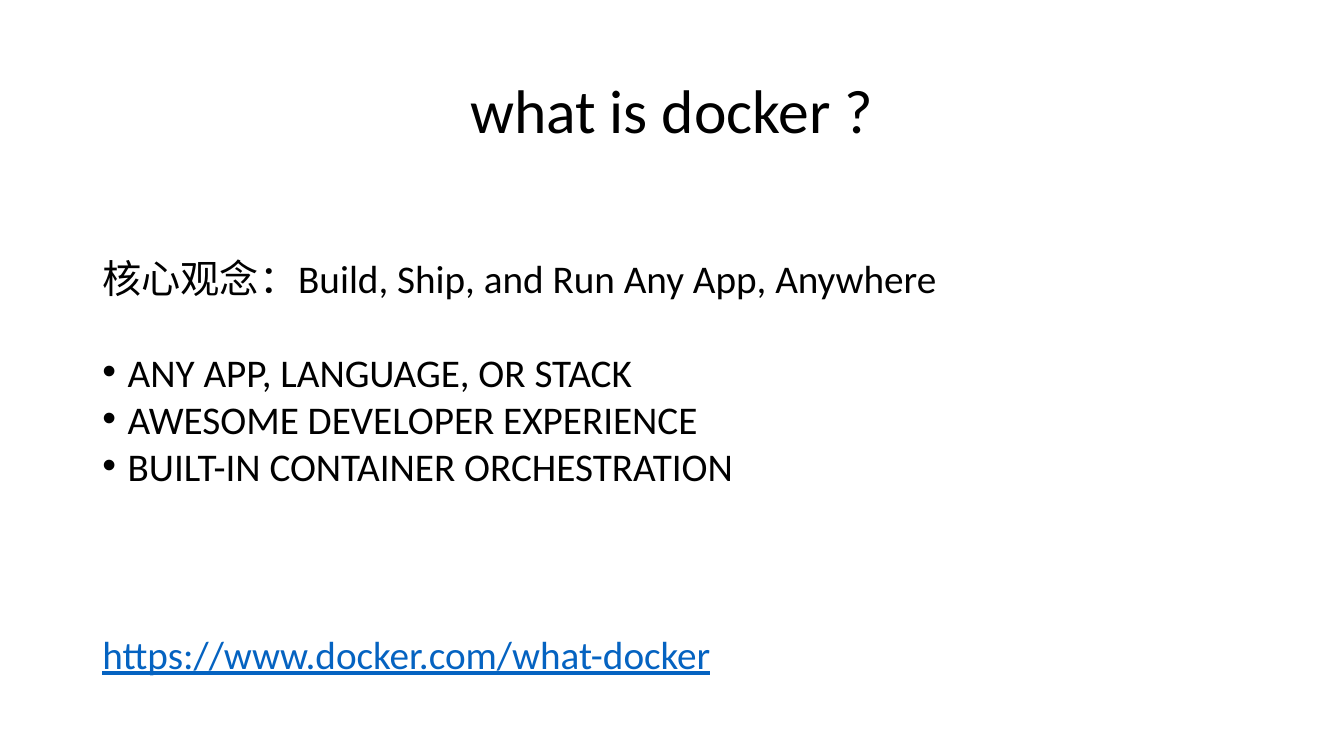
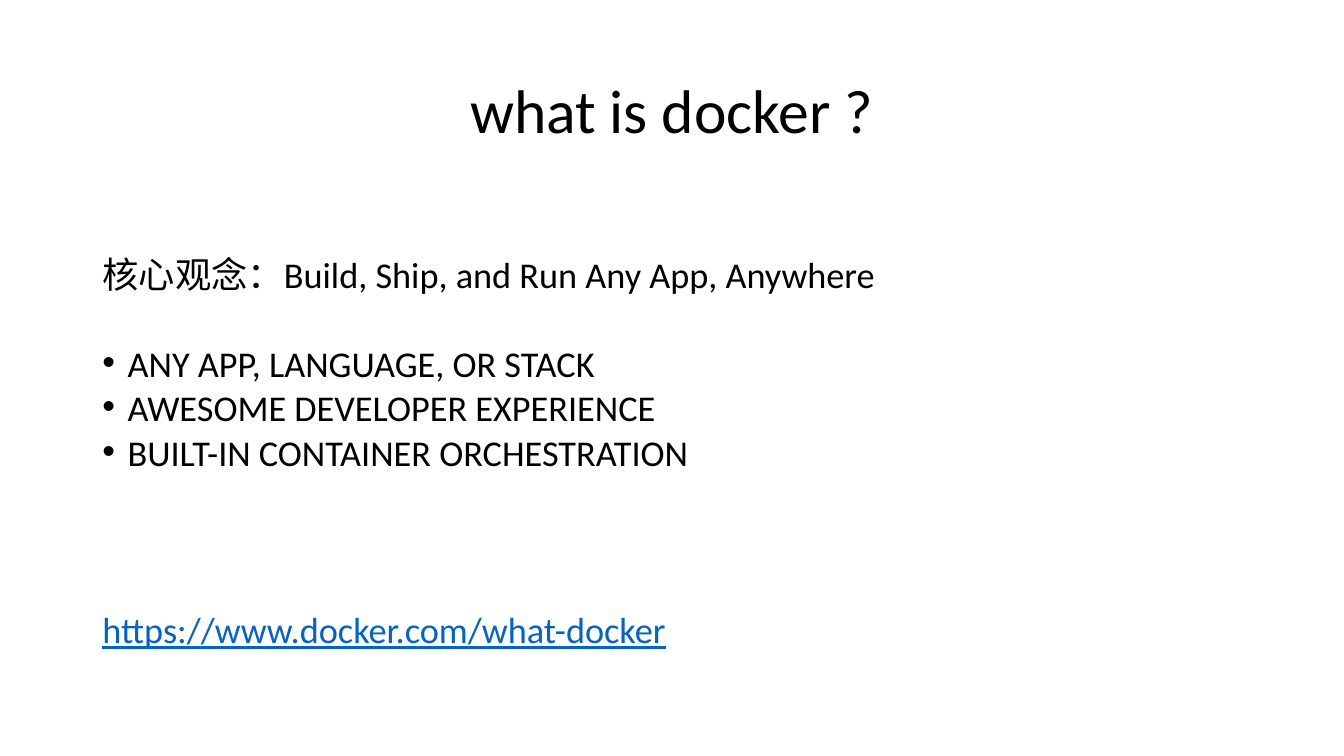
Before and after one commit to gtsigner/docker-samples, a slide deck: slide 8 of 1.Docker高可用的开发环境-preview.pptx (slide 6 before the commit). Drawn at 1344x756 pixels with LibreOffice and Linux fonts; fonts in the diff are those of the drawing. Boxes give left, top, right and bottom in pixels: in the first picture for what was removed or moved away, otherwise in the second. Text is boxed around its words. In the diff, an @@ line names an element or a change of style, - is before the commit and + after.

```diff
--- a/1.Docker高可用的开发环境-preview.pptx
+++ b/1.Docker高可用的开发环境-preview.pptx
@@ text "核心观念：Build, Ship, and Run Any ..." at [102, 257, 875, 649]: size 28 to 25.9 pt @@
```
Also in this commit, not shown: 7 other slides changed, 2 slides added.
